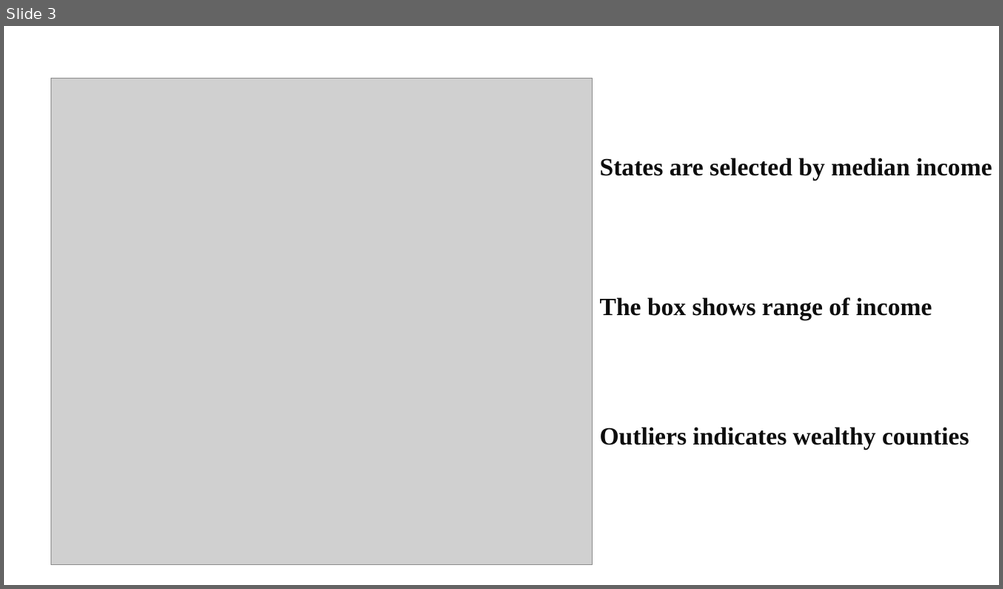
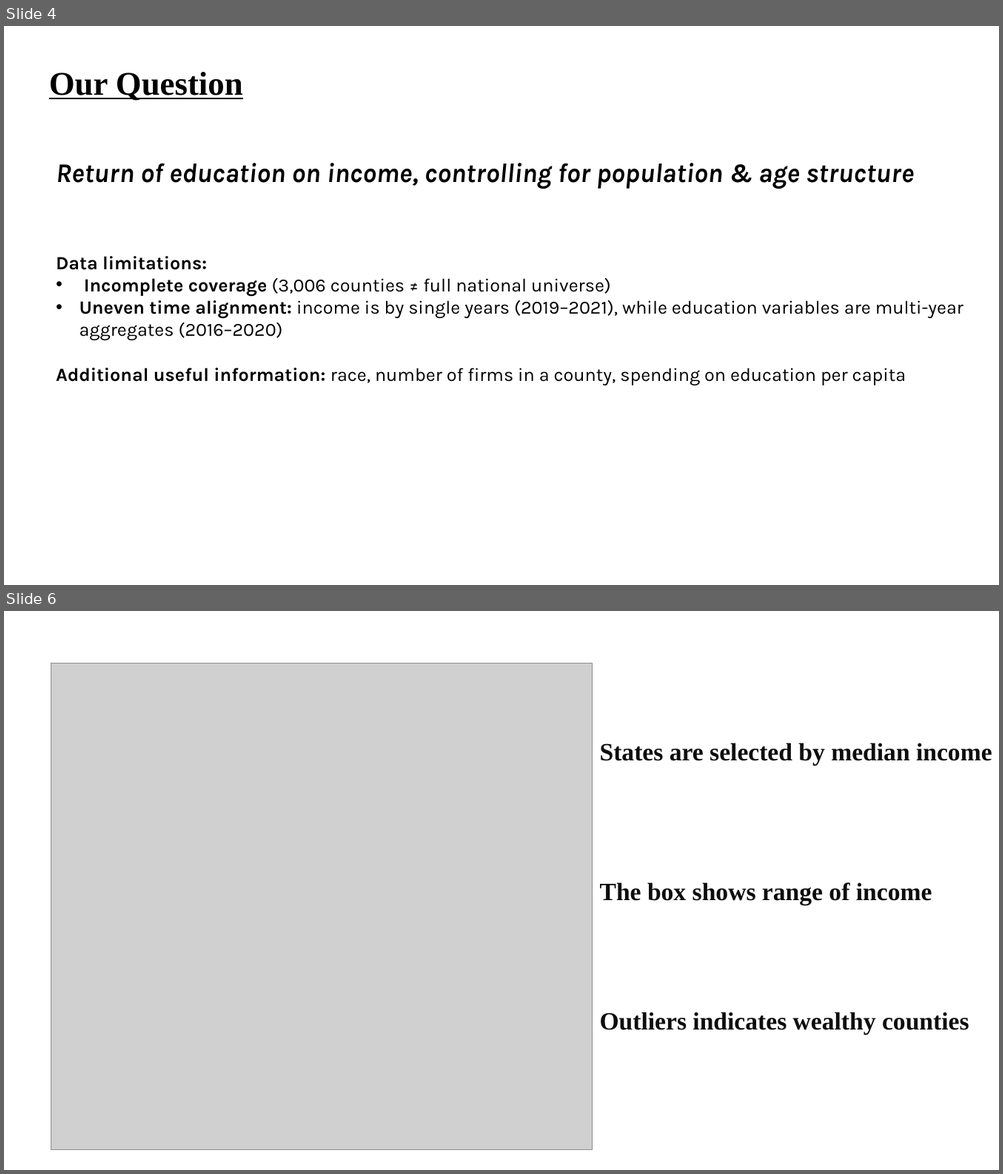
Before and after one commit to constantine-zhang96/DataScience-Project-1, a slide deck: IntroDataPresentation.pptx. Shown one above the other, each under a label of ours: slide 3 before the commit, slides 4 and 6 after it; the slides between them are not shown. The pictures are 1003x589 and 1003x1174 pixels, drawn with LibreOffice and Linux fonts; fonts in the diff are those of the drawing; grey boxes stand for pictures. Boxes give left, top, right and bottom in pixels: in the first picture for what was removed or moved away, otherwise in the second. Text is boxed around its words. In the diff, an @@ line names an element or a change of style, - is before the commit and + after.

```diff
--- a/IntroDataPresentation.pptx
+++ b/IntroDataPresentation.pptx
@@ slide 4 added at [4,26,999,585], background #FFFFFF @@
@@ text added at [49,72,243,101], 32 pt, text #000000, bold, underline @@
+Our Question
@@ text added at [56,163,913,189], 26 pt, text #000000, bold, italic @@
+Return of education on income, controlling for population & age structure
@@ text added at [56,256,963,386], 18 pt, text #000000 @@
+Data limitations:
+• Incomplete coverage (3,006 counties ≠ full national universe)
+• Uneven time alignment: income is by single years (2019–2021), while education variables are multi-year aggregates (2016–2020)
+Additional useful information: race, number of firms in a county, spending on education per capita
@@ what was slide 3 is now slide 6 @@
```
Also in this commit, not shown: 20 other slides added, 7 slides removed.
